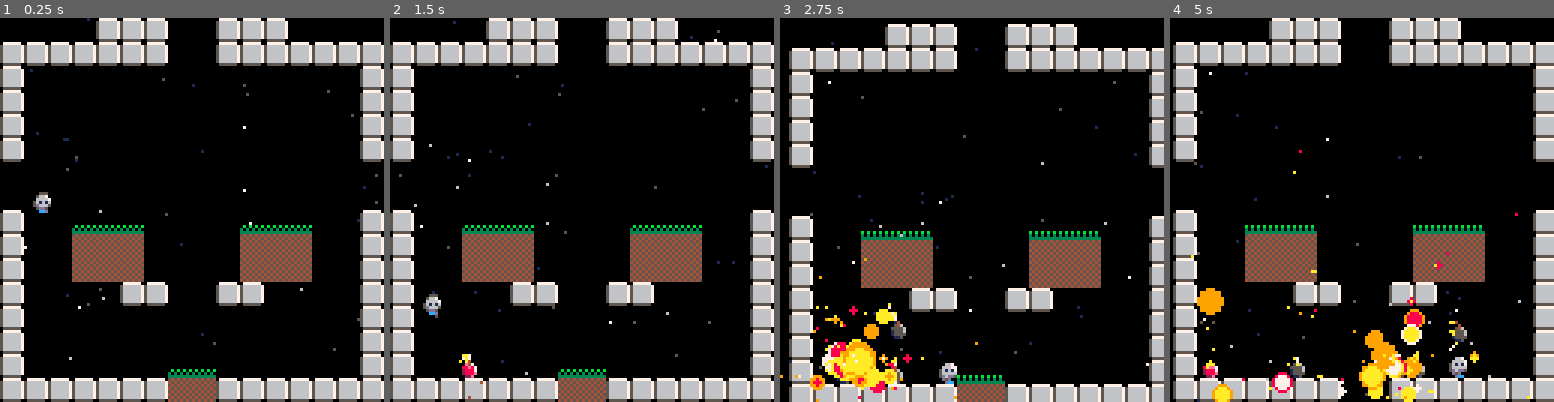
Above: before the commit, frames 1-4 (left to right).
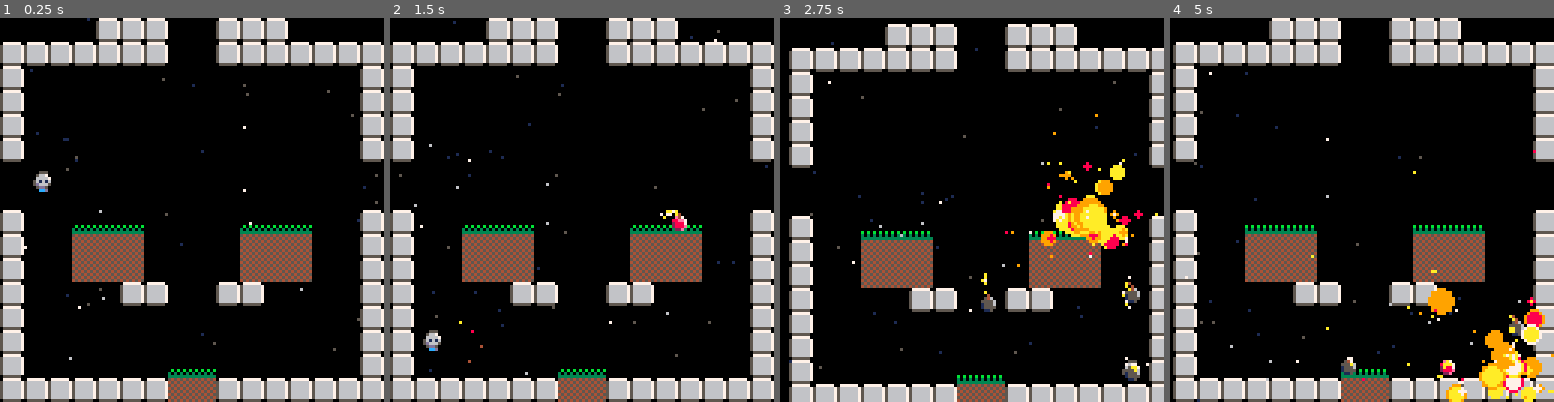
Above: after the commit, the same moments.

Repository: lkingsford/pico8-projects
Game: PICO-8 cartridge plat1.p8
The game is run twice, just before and just after one commit, with the same random seed, the same clock (stepped at 60 frames per second) and the same inputs.
Inputs:
- Up to frame 1 (0.25 s): no input
- Up to frame 2 (1.5 s): tap X (X key) at 0.33, 1.07 s; tap O (Z key) at 0.7 s
- Up to frame 3 (2.75 s): hold Right 1.6-2.1 s; tap O (Z key) at 1.7, 2.1, 2.5 s; tap X (X key) at 1.85 s; hold Up 2.15-2.42 s; hold Right from 2.47 s (still down)
- Up to frame 4 (5 s): tap O (Z key) every 0.4 s from 2.9 to 4.9 s; tap X (X key) at 2.97, 4.08 s; release Right at 3.03 s; hold Left 3.08-3.58 s; hold Down 3.63-3.97 s; hold Right 4.02-4.68 s; hold Up from 4.73 s (still down)

The runs differ from the first frame. In frame 1, 0.4% of the frame differs, in the area x 8-14%, y 39-51%; in frame 2, 0.8%; in frame 3, 5.7%; in frame 4, 7.5%, in the area x 3-100%, y 34-100%.

Commit message:
Jump and friction fixes

Diff:
--- a/plat1.p8
+++ b/plat1.p8
@@ -143,35 +143,27 @@
 
 function update_actors()
 	for a in all(actors) do
-		-- Gravity
-		a.dy = min(4,a.dy+0.4)
 		init_dy = a.dy
 		-- Move. Doing multiple per frame.
 		if max(abs(a.dx), abs(a.dy)) > 0 then
 			local steps = 5
 			for i = 0, steps do
 				if not a.colx and abs(a.dy) > 0 and check_collide(a.x, a.y + a.dy / steps) then
-					if a.dy > 1 then
-						a.y = near_int(a.y/8) * 8
+					a.coly = true
+					if a.dy >= 0 then
 						a.on_floor = true
 						a.jumps = 0
-					else
-						a.y = near_int(a.y/8) * 8
 					end
 					a.dy = 0
-					a.coly = true
+				else
+					a.y += a.dy / steps
 				end
-				if a.on_floor then
-					on_floor_mod = -1
+				if abs(a.dx) > 0 and check_collide(a.x + a.dx / steps, a.y) then
+					a.colx = true
+					a.dx = 0
 				else
-					on_floor_mod = 1
+					a.x += a.dx / steps
 				end
-				if abs(a.dx) > 0 and check_collide(a.x + a.dx / steps, a.y + on_floor_mod) then
-					a.dx = 0
-					a.colx = true
-				end
-				a.x += a.dx / steps
-				a.y += a.dy / steps
 			end
 		end
 		-- Friction
@@ -183,6 +175,8 @@
 		-- Wraparound (breaks collision)
 		a.x = a.x % 128
 		a.y = a.y % 128
+		-- Gravity
+		a.dy = min(4,a.dy+0.3)
 	end
 end
 
@@ -218,11 +212,11 @@
 function jump(actor)
 	local jump = 4
 	if actor.on_floor then
-		actor.dy -= jump
+		actor.dy = -jump
 		actor.on_floor = false
 		actor.jumps = 1
 	elseif actor.jumps == 0 or actor.jumps == 1 then
-		actor.dy -= jump
+		actor.dy = -jump
 		actor.jumps = 2
 		add(fore_parts,new_jump_parts(actor))
 	end
@@ -365,25 +359,22 @@
 	-- Do nothing
 end
 
+function check_collide_p(x,y)
+	return fget(mget(x%128/8, y%128/8), 0)
+end
+
 function check_collide(x, y, w, h)
 	local collide = false
 	w = w or 8
 	h = h or 8
-	x = x % 128
-	y = y % 128
-
- 	for i = x, x+w, w do
-		if fget(mget(i/8,y/8),0) or fget(mget(i/8,(y+h)%128/8),0) then
-			return true
-		end
-	end
-
-	for i = y, y+h, h do
-		if fget(mget(x/8,i/8),0) or fget(mget((x+w)%128/8,i/8),0) then
-			return true
-		end
-	end
-	return collide
+	x = (x+1) % 128
+	y = (y+1) % 128
+
+	a = check_collide_p(x,y)
+	b = check_collide_p(x+w,y)
+	c = check_collide_p(x,y+h-1)
+	d = check_collide_p(x+w,y+h-1)
+	if a or b or c or d then return true else return false end
 end
 
 function init_back()
